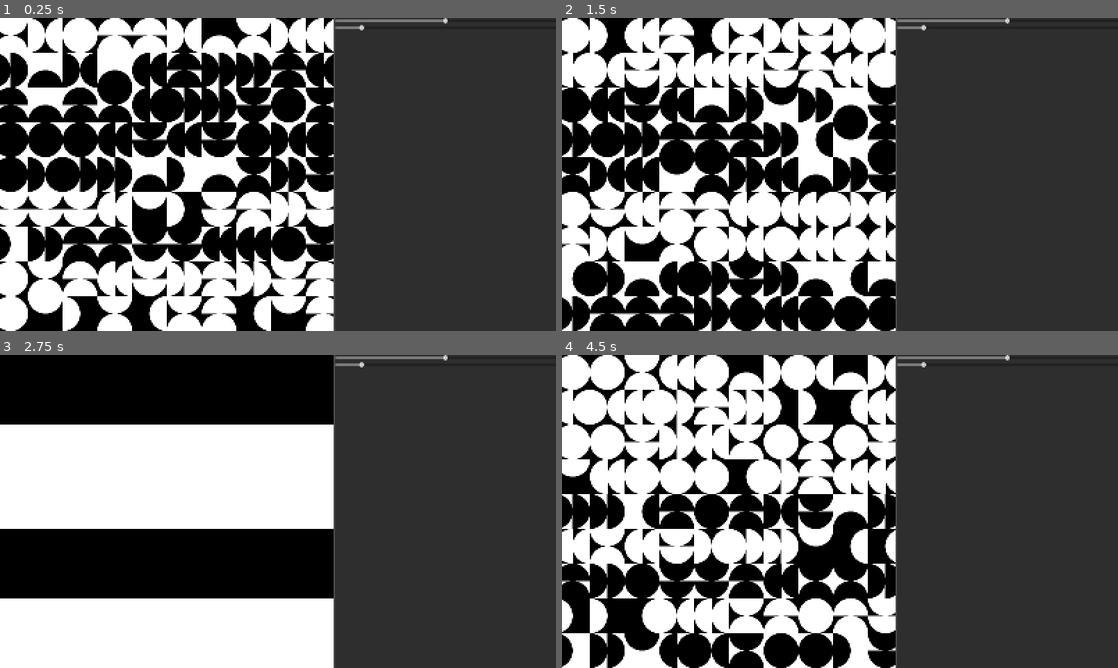
Above: before the commit, frames 1-4 (two rows, left to right).
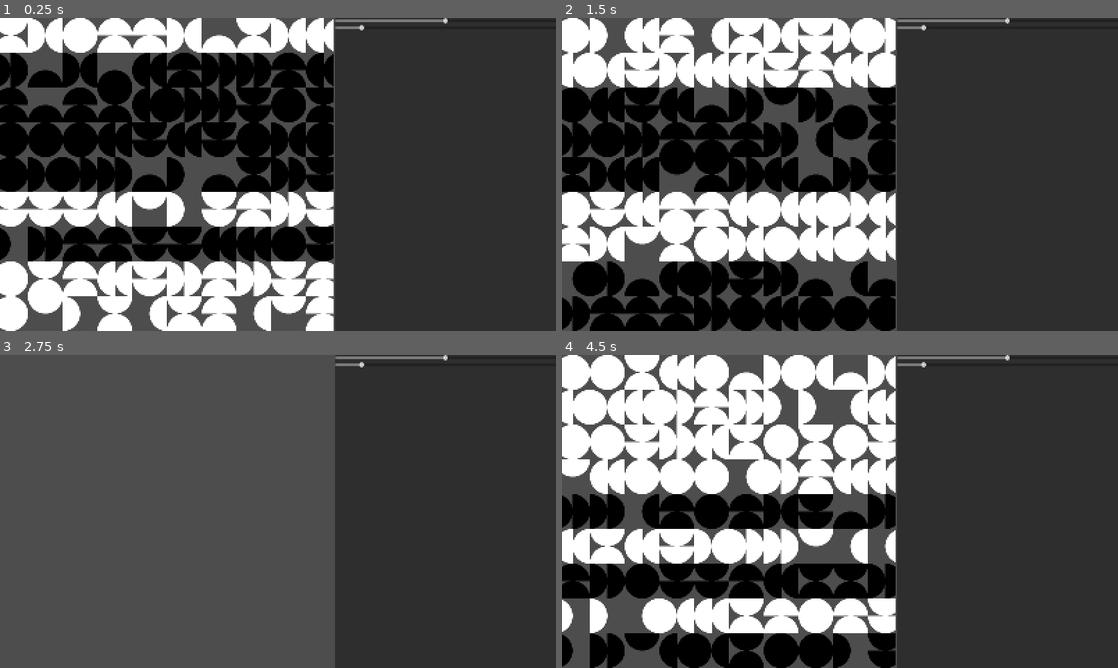
Above: after the commit, the same moments.

Repository: rio-raimundo/Sykora-painting-recreation
Game: Godot game, scene res://scenes/main-scene.tscn
Two runs of this game, one before a commit and one after it. Both use one fixed random seed, a clock stepped at 60 frames per second and the inputs below.
Inputs (mouse positions are in pixels of both pictures, inside the frame that each line leads up to):
- Up to frame 1 (0.25 s): no input
- Up to frame 2 (1.5 s): tap Enter at 0.5 s; move the mouse to (728, 174) at 0.52 s; tap P at 0.6 s; click (728, 174) at 0.67 s; tap Space at 1.25 s; move the mouse to (573, 36) at 1.27 s; hold S from 1.28 s (still down); tap R at 1.35 s; click (573, 36) at 1.42 s
- Up to frame 3 (2.75 s): tap Enter at 2 s; move the mouse to (44, 373) at 2.02 s; release S at 2.03 s; tap H at 2.1 s; click (44, 373) at 2.17 s
- Up to frame 4 (4.5 s): tap Space at 2.75, 4.25 s; move the mouse to (639, 373) at 2.77 s; tap C at 2.85 s; click (639, 373) at 2.92 s; tap Enter at 3.5 s; move the mouse to (678, 373) at 3.52 s; hold S from 3.53 s (still down); tap P at 3.6 s; click (678, 373) at 3.67 s; move the mouse to (712, 373) at 4.27 s; tap R at 4.35 s; click (712, 373) at 4.42 s

The runs differ from the first frame. In frame 1, 17% of the frame differs, in the area x 0-60%, y 0-100%; in frame 2, 17%; in frame 3, 60%; in frame 4, 18%.

Commit message:
New grid generation method with pool works! Many many bugs though

Diff:
--- a/scripts/grid.gd
+++ b/scripts/grid.gd
@@ -32,8 +32,8 @@
 var grid_dim: Vector2			# Dimensions of the visible cell grid
 var grid_origin: Vector2		# Top left corner of the visible cell grid. Calculated so grid centre is at (0,0)
 
-var grid_squares_pool = []		# 2D Array of all GridSquareScene objects that could be drawn
-var active_grid_squares = []	# 2D Array of GridSquareScene object references to be drawn to the viewport
+var grid_pool = []		# 2D Array of all GridSquareScene objects that could be drawn
+var visible_grid = []	# 2D Array of GridSquareScene object references to be drawn to the viewport
 
 
 # --- INITIALISE GETTERS AND SETTERS ---
@@ -81,7 +81,7 @@
 
 	# Initialise the grid pool if it hasn't been yet
 	# Currently this can only happen once, meaning the viewport and min_cell_size can't change after initialisation!
-	if !grid_squares_pool.is_empty(): _initialise_grid_pool()
+	if grid_pool.is_empty(): _initialise_grid_pool()
 
 	# Draw the visible grid
 	# Currently this uses the old logic (need to change it)
@@ -95,9 +95,9 @@
 
 	# With min cell size of 10, this is 128r * 136c  = 17000. Try it and see? Might have to adjust minimum cell size
 	# Initialise the cell pool
-	grid_squares_pool = []  # reset the pool
+	grid_pool = []  # reset the pool
 	for row in max_n_cells[0]:
-		grid_squares_pool.append([])
+		grid_pool.append([])
 
 		for col in max_n_cells[1]:
 			var instance = GridSquareScene.instantiate()
@@ -107,7 +107,7 @@
 				pattern_map.textures  # references to texture options to draw
 			)
 			instance.square_clicked.connect(_on_grid_square_clicked)
-			grid_squares_pool[row].append(instance)
+			grid_pool[row].append(instance)
 
 
 
@@ -122,42 +122,65 @@
 
 
 func _generate_all():
-	_generate_grid_squares()
+	# _generate_grid_squares()
+	_generate_visible_grid()
 	_generate_grid_square_attributes()
 	_generate_shapes()
 	queue_redraw()
 
-func _generate_grid_squares():
+# func _generate_grid_squares():
+# 	visible_grid = []
+# 	# Points are relative to (0, 0) so they are the same for all squares
+# 	var points = gen_rectangle_points(Vector2(cell_size, cell_size))
+
+# 	# Initialise visible_grid object
+# 	for row in range(n_cells[0]):  # rows, so y
+# 		visible_grid.append([])
+# 		for col in range(n_cells[1]):  # cols, so x
+# 			# Calculate the position for this square
+# 			var position = (Vector2(col+0.5, row+0.5))  * cell_size - (grid_dim/2)
+
+# 			# Initialise our grid square scene as a child and call the setup function
+# 			var instance = GridSquareScene.instantiate()
+# 			add_child(instance)
+# 			instance.setup(
+# 				Vector2i(row, col),
+# 				pattern_map.textures,
+
+# 				position,
+#  				cell_size,
+# 				points,
+# 			)
+# 			instance.square_clicked.connect(_on_grid_square_clicked)
+# 			visible_grid[row].append(instance)
+
+# Should be called whenever the cell_size changes!
+func _generate_visible_grid():
+	# Initialise the positions and sizes of the visible grid
+	visible_grid = []
+
 	# Points are relative to (0, 0) so they are the same for all squares
-	active_grid_squares = []
 	var points = gen_rectangle_points(Vector2(cell_size, cell_size))
 
-	# Initialise active_grid_squares object
-	for row in range(n_cells[0]):  # rows, so y
-		active_grid_squares.append([])
-		for col in range(n_cells[1]):  # cols, so x
+	# Loop through the pool from the vis starting idx
+	for row in range(n_cells[0]):
+		visible_grid.append([])
+		var x0 = vis_grid_starting_idxs[0]
+		print(x0)
+		for col in range(n_cells[1]):
+			var y0 = vis_grid_starting_idxs[1]
+
+			# Chuck reference to grid square into our visible_grid array
+			visible_grid[row].append(grid_pool[x0+row][y0+col])
+
 			# Calculate the position for this square
 			var position = (Vector2(col+0.5, row+0.5))  * cell_size - (grid_dim/2)
 
-			# Initialise our grid square scene as a child and call the setup function
-			var instance = GridSquareScene.instantiate()
-			add_child(instance)
-			instance.setup(
-				Vector2i(row, col),
-				pattern_map.textures,
-
-				position,
- 				cell_size,
-				points,
-			)
-			instance.square_clicked.connect(_on_grid_square_clicked)
-			active_grid_squares[row].append(instance)
-
-# Should be called whenever the cell_size changes!
-func _generate_visible_grid(
-
-):
-	pass
+			# Assign position, points and size to our GridSquare
+			var g = visible_grid[row][col]
+			g.points = points
+			g.position = position
+			g.size = cell_size
 
 
 func _generate_grid_square_attributes(
@@ -167,21 +190,21 @@
 ):
 	for row in range(n_cells[0]):
 		for col in range(n_cells[1]):
-			active_grid_squares[row][col].shape_visible = shapes_visible
+			visible_grid[row][col].shape_visible = shapes_visible
 
 	if gen_color:
 		for row in range(n_cells[0]):
 			var is_white = randf() < P_IS_WHITE
 			for col in range(n_cells[1]):
-				active_grid_squares[row][col].is_white = is_white
+				visible_grid[row][col].is_white = is_white
 
 	if gen_initial_patterns:
 		for row in range(n_cells[0]):
 			for col in range(n_cells[1]):
 				var grid_orientation = (int(randf()*4) * 90)
 				var initial_pattern_idx = h.weighted_random(pattern_map.initial_probabilities)
-				active_grid_squares[row][col].initial_pattern_idx = initial_pattern_idx
-				active_grid_squares[row][col].orientation = grid_orientation
+				visible_grid[row][col].initial_pattern_idx = initial_pattern_idx
+				visible_grid[row][col].orientation = grid_orientation
 
 func _generate_shapes():
 	# Draw patterns using a weighted random of the surrounding initial patterns
@@ -192,15 +215,15 @@
 		counts.fill(0)
 
 		# Start with the first pattern_map in the row
-		counts[active_grid_squares[row][0].initial_pattern_idx] += 1
+		counts[visible_grid[row][0].initial_pattern_idx] += 1
 		for col in range(n_cells[1]):
-			var g = active_grid_squares[row][col]
+			var g = visible_grid[row][col]
 
 			# --- GENERATE NEW PATTERN IDK ---
 			# The new pattern_name idx is determined by the three adjacent patterns in the row (x-1, x, x+1)
 			# Increment the counts by the next pattern_idx if not at end of row, and decrement by outdated one if not at start
-			if (col < n_cells[1] - 1): counts[active_grid_squares[row][col+1].initial_pattern_idx] += 1
-			if (col > 1): counts[active_grid_squares[row][col-2].initial_pattern_idx] -= 1
+			if (col < n_cells[1] - 1): counts[visible_grid[row][col+1].initial_pattern_idx] += 1
+			if (col > 1): counts[visible_grid[row][col-2].initial_pattern_idx] -= 1
 
 			# Update the current pattern_name idx of the grid square
 			g.set_pattern(h.weighted_random(counts))
@@ -212,7 +235,7 @@
 	id: Vector2i,
 	button_index
 ):
-	var g = active_grid_squares[id[0]][id[1]]
+	var g = grid_pool[id[0]][id[1]]  # id is unique to all grids in the entire pool
 
 	# Left clicks cycle through patterns
 	if button_index == MOUSE_BUTTON_LEFT:
@@ -221,7 +244,7 @@
 	# Right clicks cycle through the color of a line
 	# So we have to get all the squares in that line
 	elif button_index == MOUSE_BUTTON_RIGHT:
-		for square in active_grid_squares[id[0]]:
+		for square in visible_grid[id[0] - vis_grid_starting_idxs[0]]:
 			square.is_white = !square.is_white
 
 	# Scrolling handles the rotation
--- a/scripts/grid_square.gd
+++ b/scripts/grid_square.gd
@@ -14,7 +14,11 @@
 var id: Vector2i
 var textures: Array
 
-var points: PackedVector2Array
+var points: PackedVector2Array:
+	set(val):
+		bb.shape.points = val  # update collision bounding box
+		points = val  # maybe don't even need this? helps for accessing i guess
+
 var size: float
 var initial_pattern_idx: int
 var current_pattern_idx: int:
@@ -39,16 +43,8 @@
 	# Identifiers
 	id: Vector2i, 						# unique ID for the grid square
 	textures: Array,					# reference to the array of textures used to generate the pattern
-
-	position: Vector2 = Vector2(0,0),   # position of the centre of the square (pixels, I think)
-	size: float = 0,					# size of one side of the square (pixels, I think?)
-	points: PackedVector2Array = [], 	# IMPORTANT: These points must be relative to (0,0), not the world position.
-
 ):
 	self.id = id
-	self.position = position
-	self.size = size
-	self.points = points
 	self.textures = textures
 
 	# Initialise the background rectangle
@@ -56,9 +52,7 @@
 	rect.position = (-rect.size / 2.0).round()
 
 	# Initialise collision bounding box using points
-	var bb_shape = ConvexPolygonShape2D.new()
-	if !points.is_empty(): bb_shape.points = points  # bb_shape.points is RELATIVE
-	bb.shape = bb_shape
+	bb.shape = ConvexPolygonShape2D.new()
 
 func set_pattern(pattern_idx: int):
 	if !sprite: return
